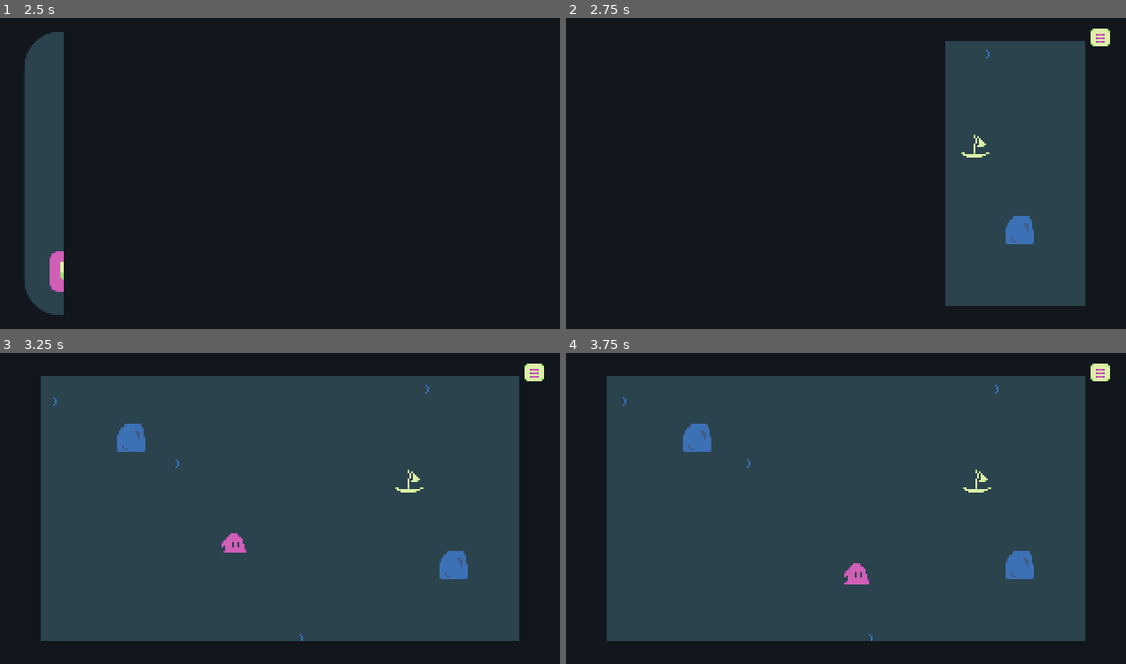
Above: before the commit, frames 1-4 (two rows, left to right).
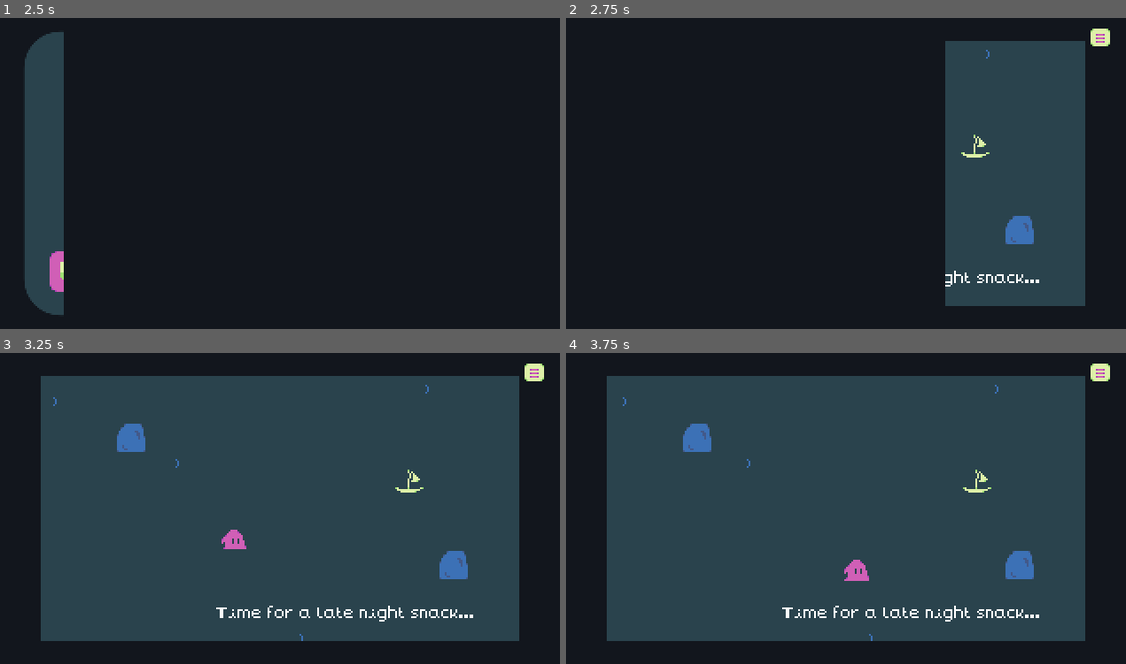
Above: after the commit, the same moments.

Repository: genericuser990/GameJamTowerTheme
Game: Godot game, scene res://Scenes/SceneManager.tscn
Two runs of this game, one before a commit and one after it. Both use one fixed random seed, a clock stepped at 60 frames per second and the inputs below.
Inputs (mouse positions are in pixels of both pictures, inside the frame that each line leads up to):
- Up to frame 1 (2.5 s): click (257, 241) at 0.5 s; click (112, 273) at 1.25 s; click "1" at 2 s
- Up to frame 2 (2.75 s): no input
- Up to frame 3 (3.25 s): move the mouse to (403, 492) at 2.77 s; hold Right (moveRight) from 2.78 s (still down)
- Up to frame 4 (3.75 s): move the mouse to (734, 524) at 3.52 s; release Right (moveRight) at 3.53 s; hold Down (moveDown) from 3.53 s (still down)

Frame 1 is identical in both runs. In frame 2, 0.2% of the frame differs, in the area x 67-85%, y 81-87%; in frame 3, 0.6%; in frame 4, 0.6%, in the area x 38-85%, y 66-87%.

Commit message:
added text to levels

Diff:
--- a/Scenes/Levels/Level1.tscn
+++ b/Scenes/Levels/Level1.tscn
@@ -1,10 +1,11 @@
-[gd_scene load_steps=6 format=2]
+[gd_scene load_steps=7 format=2]
 
 [ext_resource path="res://Scenes/Boat.tscn" type="PackedScene" id=1]
 [ext_resource path="res://Scenes/Monster.tscn" type="PackedScene" id=2]
 [ext_resource path="res://Scenes/Rock.tscn" type="PackedScene" id=3]
 [ext_resource path="res://Sprites/bg.png" type="Texture" id=4]
 [ext_resource path="res://Scenes/waveParticles.tscn" type="PackedScene" id=5]
+[ext_resource path="res://Scenes/Text.tscn" type="PackedScene" id=6]
 
 [node name="Level1" type="YSort"]
 
@@ -27,3 +28,5 @@
 texture = ExtResource( 4 )
 
 [node name="WaveParticles" parent="." instance=ExtResource( 5 )]
+
+[node name="Text" parent="." instance=ExtResource( 6 )]
--- a/Scenes/Levels/Level2.tscn
+++ b/Scenes/Levels/Level2.tscn
@@ -6,8 +6,17 @@
 [ext_resource path="res://Scenes/Lighthouse.tscn" type="PackedScene" id=4]
 [ext_resource path="res://Sprites/bg.png" type="Texture" id=5]
 [ext_resource path="res://Scenes/waveParticles.tscn" type="PackedScene" id=6]
+[ext_resource path="res://Scenes/Text.tscn" type="PackedScene" id=7]
 
 [node name="Level2" type="YSort"]
+
+[node name="Text" parent="." instance=ExtResource( 7 )]
+margin_left = 123.0
+margin_top = 5.0
+margin_right = 271.0
+margin_bottom = 32.0
+text = "Can't   eat   when
+someone's   watching..."
 
 [node name="CPUParticles2D" parent="." instance=ExtResource( 6 )]
 
--- a/Scenes/Levels/Level8.tscn
+++ b/Scenes/Levels/Level8.tscn
@@ -1,22 +1,22 @@
 [gd_scene load_steps=8 format=2]
 
-[ext_resource path="res://Scenes/waveParticles.tscn" type="PackedScene" id=1]
-[ext_resource path="res://Sprites/bg.png" type="Texture" id=2]
-[ext_resource path="res://Scenes/Rock.tscn" type="PackedScene" id=3]
-[ext_resource path="res://Scenes/Monster.tscn" type="PackedScene" id=4]
+[ext_resource path="res://Scenes/Rock.tscn" type="PackedScene" id=1]
+[ext_resource path="res://Scenes/Box.tscn" type="PackedScene" id=2]
+[ext_resource path="res://Scenes/Monster.tscn" type="PackedScene" id=3]
+[ext_resource path="res://Scenes/waveParticles.tscn" type="PackedScene" id=4]
 [ext_resource path="res://Scenes/Lighthouse.tscn" type="PackedScene" id=5]
 [ext_resource path="res://Scenes/Boat.tscn" type="PackedScene" id=6]
-[ext_resource path="res://Scenes/Box.tscn" type="PackedScene" id=7]
+[ext_resource path="res://Sprites/bg.png" type="Texture" id=7]
 
 [node name="YSort" type="YSort"]
 
-[node name="CPUParticles2D" parent="." instance=ExtResource( 1 )]
+[node name="CPUParticles2D" parent="." instance=ExtResource( 4 )]
 
 [node name="Bg" type="Sprite" parent="."]
 position = Vector2( 135, 75 )
 scale = Vector2( 270, 150 )
 z_index = -10
-texture = ExtResource( 2 )
+texture = ExtResource( 7 )
 
 [node name="Boat" parent="." instance=ExtResource( 6 )]
 position = Vector2( 174, 86 )
@@ -46,17 +46,17 @@
 dirVector = Vector2( -1, 1 )
 
 [node name="Lighthouse4" parent="." instance=ExtResource( 5 )]
-position = Vector2( 174, 137 )
+position = Vector2( 173, 125 )
 rayLength = 50
 lightAngle = 360
 degPerRay = 4
 dirVector = Vector2( 0, 1 )
 
-[node name="Box2" parent="." instance=ExtResource( 7 )]
+[node name="Box2" parent="." instance=ExtResource( 2 )]
 position = Vector2( 125, 71 )
 
-[node name="Rock2" parent="." instance=ExtResource( 3 )]
+[node name="Rock2" parent="." instance=ExtResource( 1 )]
 position = Vector2( 238, 115 )
 
-[node name="Rock" parent="." instance=ExtResource( 3 )]
+[node name="Rock" parent="." instance=ExtResource( 1 )]
 position = Vector2( 233, 123 )
--- a/Scenes/Monster.tscn
+++ b/Scenes/Monster.tscn
@@ -149,9 +149,8 @@
 
 [node name="TextureRect" type="TextureRect" parent="."]
 margin_left = -8.0
-margin_top = -14.0
+margin_top = -16.0
 margin_right = 7.99999
-margin_bottom = 2.0
 rect_clip_content = true
 
 [node name="MonsterSprite" type="Sprite" parent="TextureRect"]
@@ -163,5 +162,3 @@
 
 [node name="WaterSplash" parent="." instance=ExtResource( 4 )]
 isMoving = true
-
-[node name="Tween" type="Tween" parent="."]
--- /dev/null
+++ b/Scenes/Text.tscn
@@ -0,0 +1,14 @@
+[gd_scene load_steps=3 format=2]
+
+[ext_resource path="res://ThemesFonts/menuTheme.tres" type="Theme" id=1]
+[ext_resource path="res://Scripts/TextBobOnWater.gd" type="Script" id=2]
+
+[node name="Text" type="Label"]
+margin_left = 99.0
+margin_top = 127.0
+margin_right = 247.0
+margin_bottom = 141.0
+theme = ExtResource( 1 )
+text = "Time   for   a   late   night   snack..."
+script = ExtResource( 2 )
+period = 2
--- /dev/null
+++ b/Scripts/TextBobOnWater.gd
@@ -0,0 +1,10 @@
+extends Label
+
+export var amplitude = 0.05
+export var period = 1
+var time = rand_range(1.0,5.0)
+
+
+func _physics_process(delta):
+	time += 1
+	rect_position.y += sin(delta * period * time*PI) * amplitude
Not shown: 1 places in Scenes/Levels/Level2.tscn that only renumber resources
Not shown: 1 places in Scenes/Levels/Level8.tscn that only renumber resources
